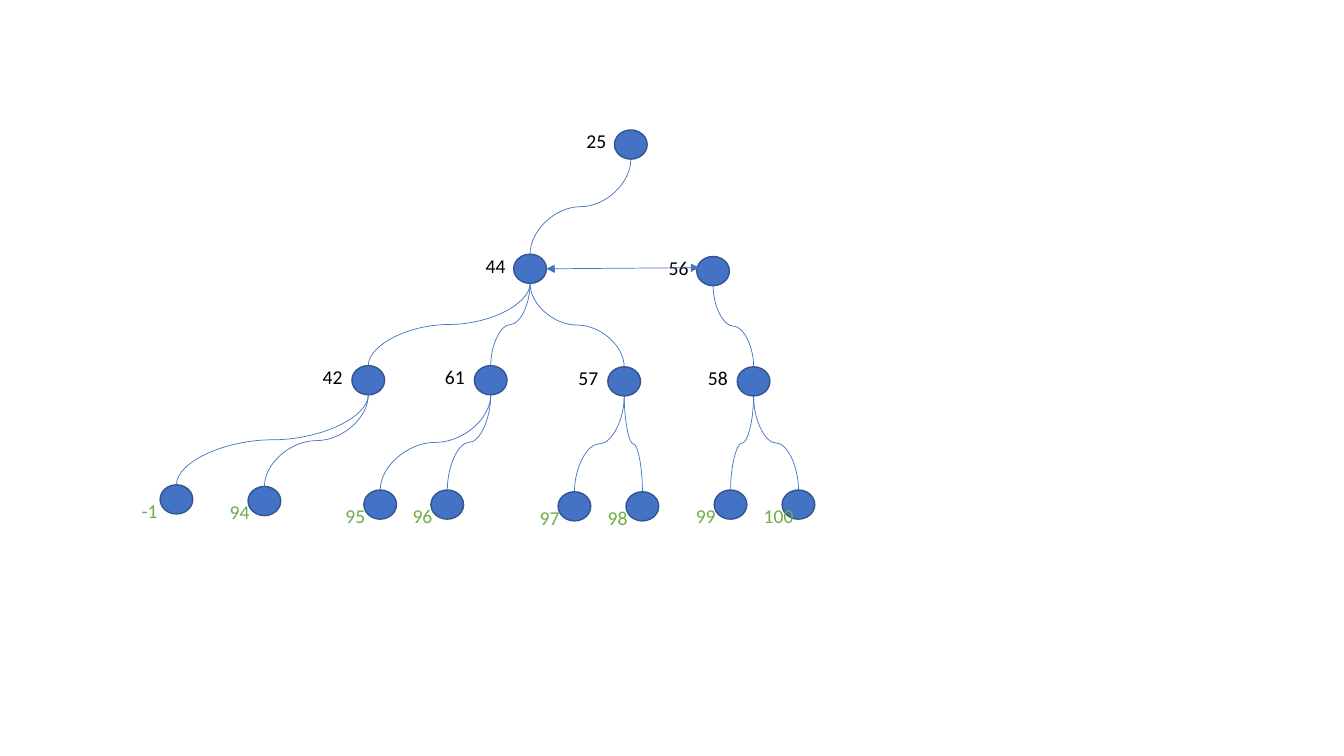
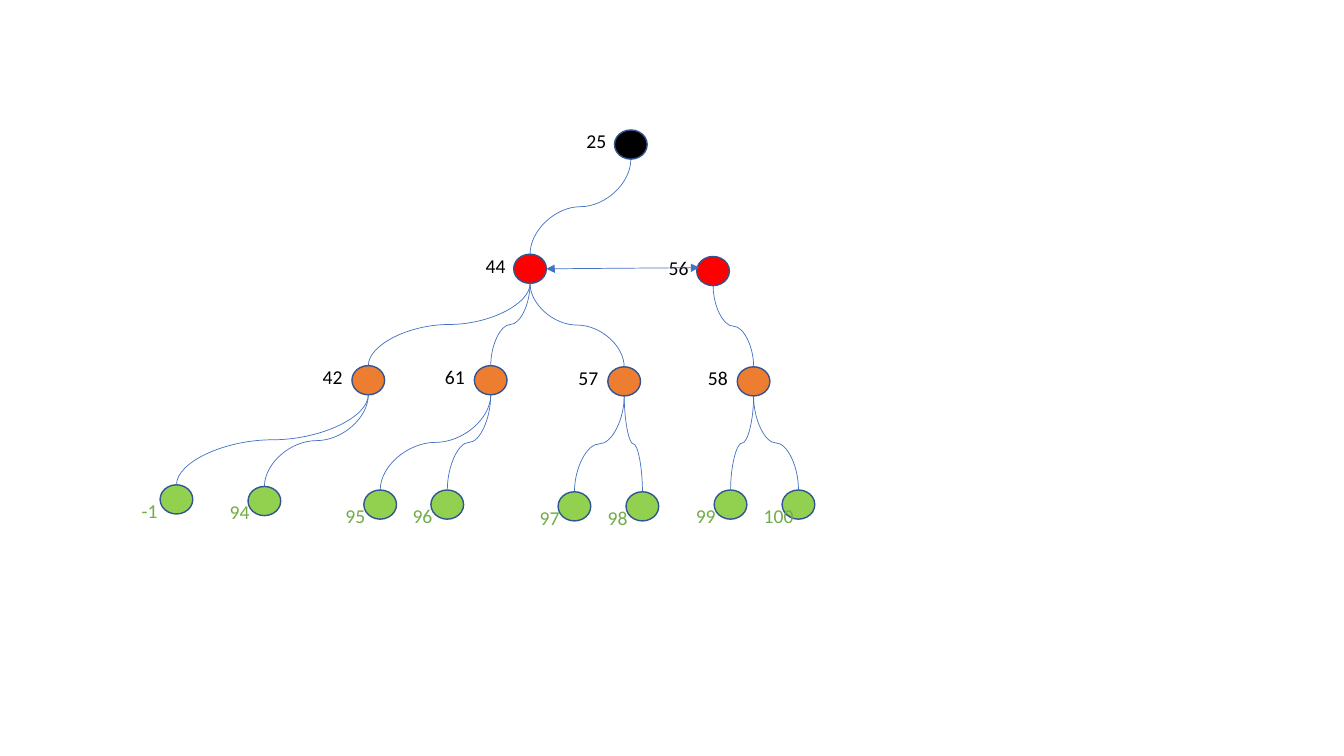
Before and after one commit to LucCuong/Thesis-Code, a slide deck: slide 3 of Test.pptx. Drawn at 1344x756 pixels with LibreOffice and Linux fonts; fonts in the diff are those of the drawing. Boxes give left, top, right and bottom in pixels: in the first picture for what was removed or moved away, otherwise in the second. Text is boxed around its words. In the diff, an @@ line names an element or a change of style, - is before the commit and + after.

```diff
--- a/Test.pptx
+++ b/Test.pptx
@@ ellipse at box(615, 130, 647, 159): fill #4472C4 to #000000 @@
@@ ellipse at box(514, 254, 546, 283): fill #4472C4 to #FF0000 @@
@@ ellipse at box(697, 256, 729, 285): fill #4472C4 to #FF0000 @@
@@ fill #4472C4 to #ED7D31 in 4 elements at box(352, 366, 384, 395), box(608, 367, 640, 396), box(737, 367, 769, 396), box(475, 366, 507, 395) @@
@@ fill #4472C4 to #92D050 in 8 elements at box(160, 485, 193, 514), box(364, 490, 396, 519), box(432, 490, 464, 519), box(559, 492, 591, 521), box(626, 492, 658, 521), box(715, 490, 747, 519), box(782, 490, 815, 519), box(248, 487, 280, 516) @@
```
Also in this commit, not shown: 1 other slide changed, 7 slides added, 5 other files.
